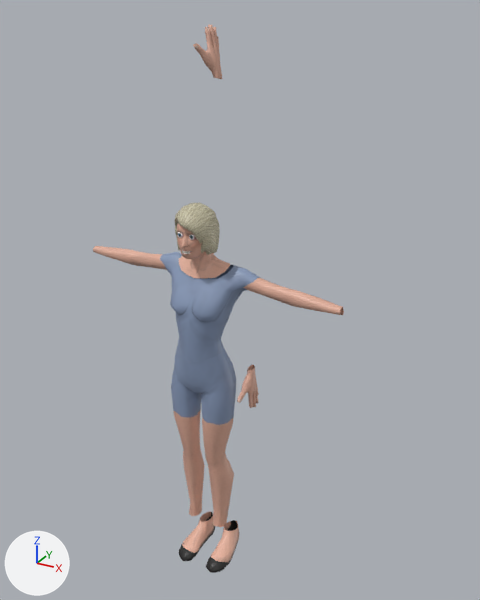
The COLLADA model modules/world/avatarbase/art/assets/models/collada/Avatars/Female/Female_Anim_StandtoSit.dae as it was, and as the next commit left it.
Camera for both pictures: a 50 mm lens placed at (0.0144, -0.0224, 0.0255), pointed at (-0.0013, 0.0061, 0.0112). Arrows for +X, +Y and +Z are at lower left; the lights stay in place. Where no turn or scale is listed for an object, it has been applied to the vertices.

The first picture shows 'Hands', 'HeadGeo', 'LegsNude', 'M_pt_left', 'Shoes', 'TorsoNude', 'leftEyeGeo'.
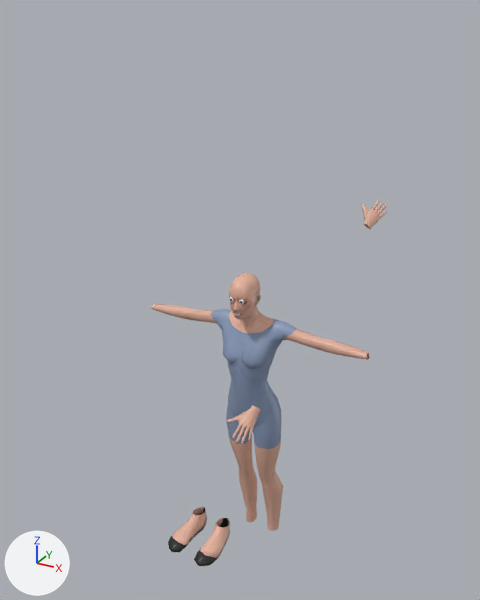
Where the newer file only moved an object's origin or applied its transform, the numbers keep the older frame.

Changed parts and their boxes [x1, y1, x2, y2] in the pictures (480 x 600 px):
'LegsNude', moved, turned: before [171, 346, 236, 527]; after [226, 385, 283, 531]
'TorsoNude', moved, turned: before [93, 246, 344, 362]; after [152, 304, 369, 401]
'HeadGeo', moved, turned: before [177, 223, 230, 278]; after [229, 273, 274, 333]
'Shoes', moved, turned: before [179, 512, 239, 573]; after [168, 507, 230, 566]
'Hands', reshaped (140% wider, 37% shorter): before [193, 24, 259, 408]; after [227, 201, 387, 444]
'M_pt_left', deleted: before [175, 203, 220, 255]
'leftEyeGeo', moved, turned: before [189, 235, 197, 240]; after [239, 300, 246, 305]

The change, as a list of edits to the scene's bpy script:
```text
Change me_handsshape:
    where me_handsshape.from_pydata(...)  # 500 vertices, 980 faces; spans x 0.0131..0.0158, y -0.0004..0.0018, z -0.0059..0.0103
    used by ob_hands; location = (-0.01332, 0.00009, 0.01464)
    me_handsshape part 1: the whole mesh is multiplied about its middle by the matrix ((0.373, 0.913, 0.165), (-0.693, 0.157, 0.704), (0.616, -0.377, 0.691)), then moved by (0.0009, 0.0072, -0.0063)
Remove ob_m_pt_left:
    ob_m_pt_left = bpy.data.objects.new('M_pt_left', me_m_pt_leftshape)
    ob_m_pt_left.location = (0.00001, 0.00084, -0.00003)
Change ob_legsnude:
    ob_legsnude.location: (-0.00041, 0.0, -0.00001) -> (0.00015, 0.00552, -0.00451)
    ob_legsnude.rotation_euler: (0.0, 0.0402, 0.0) -> (0.0683, -0.00755, 0.00296)  # degrees (0, 2.3, 0) -> degrees (3.9, -0.4, 0.2)
Change ob_lefteyegeo:
    ob_lefteyegeo.location: (0.00023, -0.00017, -0.00005) -> (-0.00001, 0.00416, -0.0046)
    ob_lefteyegeo.rotation_euler: (-0.00073, -0.0074, 0.00614) -> (-0.0000259, 0.00125, 0.0000649)  # degrees (0, -0.4, 0.4) -> degrees (0, 0.1, 0)
Change ob_torsonude:
    ob_torsonude.location: (-0.00041, 0.0, -0.00001) -> (0.00015, 0.00552, -0.00451)
    ob_torsonude.rotation_euler: (0.0, 0.0402, 0.0) -> (0.0683, -0.00755, 0.00296)  # degrees (0, 2.3, 0) -> degrees (3.9, -0.4, 0.2)
Change ob_headgeo:
    ob_headgeo.location: (0.00001, 0.00014, -0.00002) -> (0.00016, 0.00557, -0.00451)
    ob_headgeo.rotation_euler: (0.0119, 0.00545, 0.0) -> (0.0728, -0.00806, 0.0035)  # degrees (0.7, 0.3, 0) -> degrees (4.2, -0.5, 0.2)
Change ob_shoes:
    ob_shoes.location: (0.00033, 0.00007, -0.00008) -> (-0.00027, 0.0, 0.00006)
    ob_shoes.rotation_euler: (0.0672, -0.0318, -0.00608) -> (-0.0338, 0.0465, -0.0427)  # degrees (3.9, -1.8, -0.3) -> degrees (-1.9, 2.7, -2.4)
```
